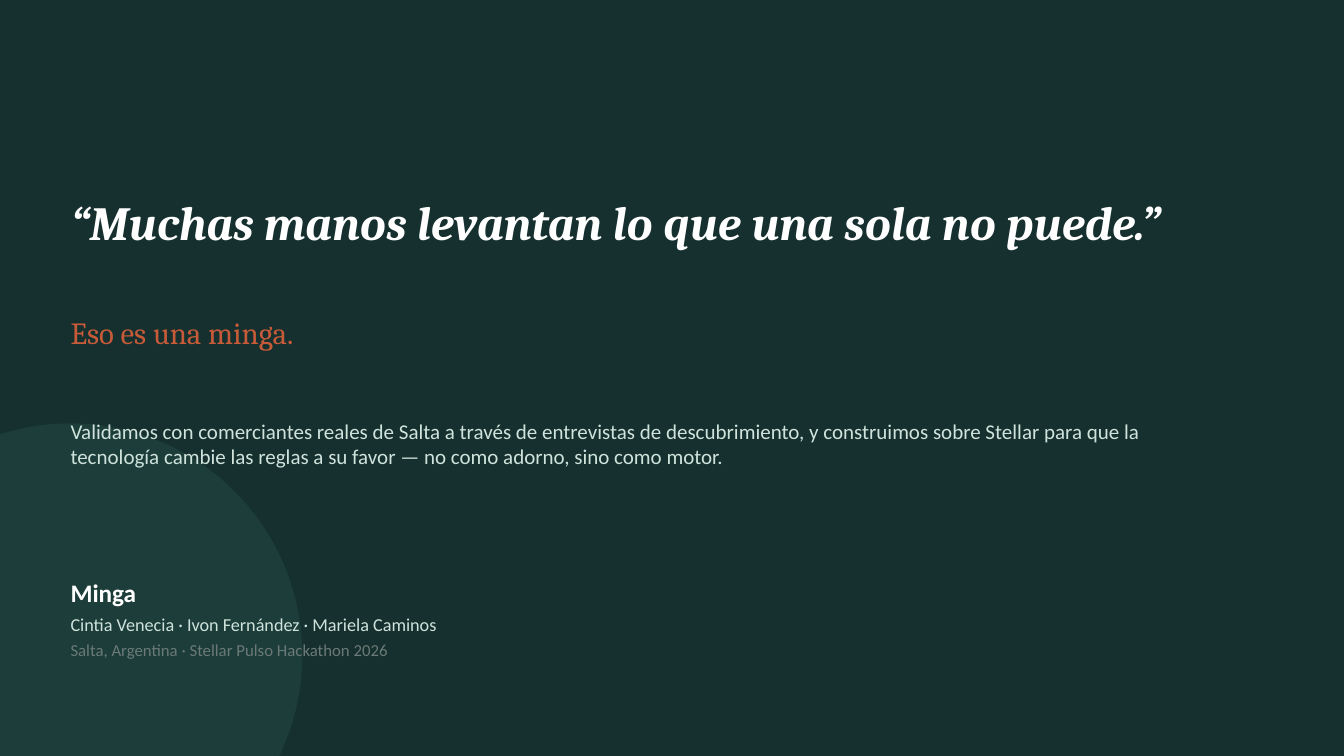
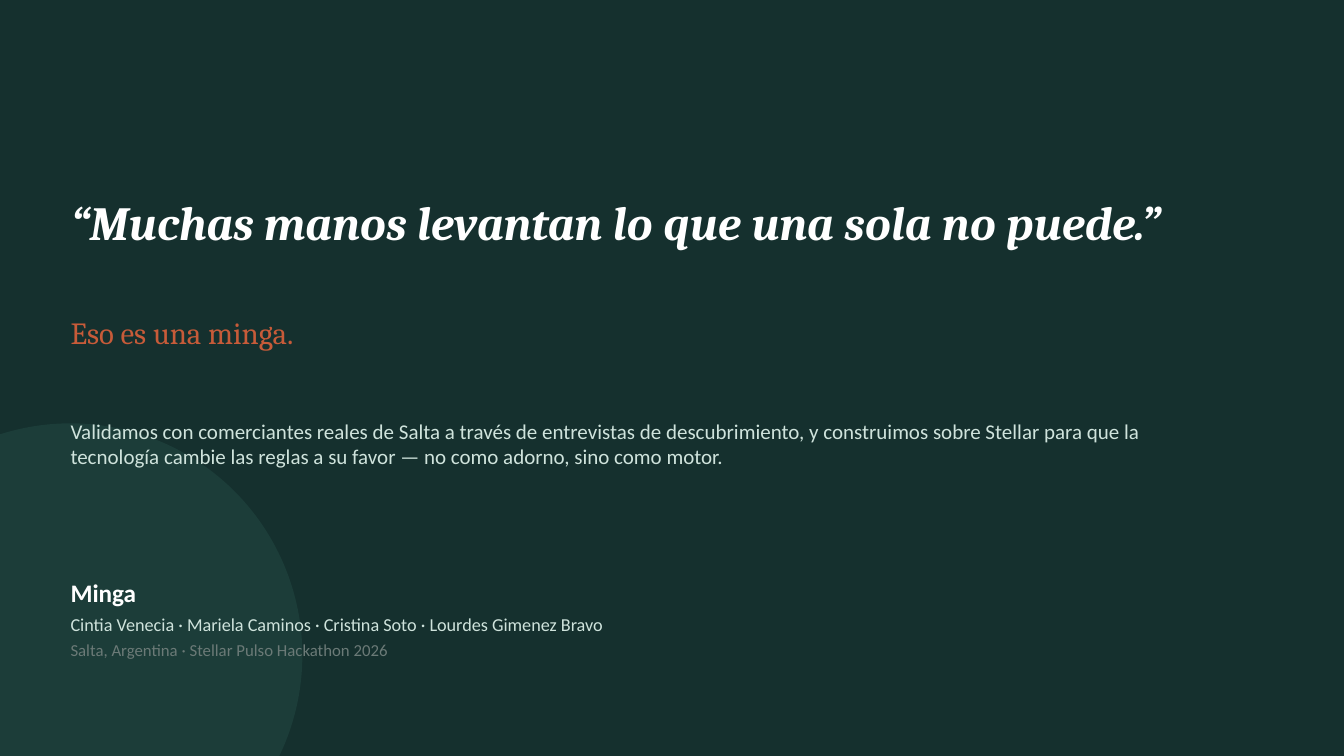
Before and after one commit to veneciaedith/minga, a slide deck: slide 9 of presentacion/Minga-Pitch.pptx. Drawn at 1344x756 pixels with LibreOffice and Linux fonts; fonts in the diff are those of the drawing. Boxes give left, top, right and bottom in pixels: in the first picture for what was removed or moved away, otherwise in the second. Text is boxed around its words. In the diff, an @@ line names an element or a change of style, - is before the commit and + after.

```diff
--- a/presentacion/Minga-Pitch.pptx
+++ b/presentacion/Minga-Pitch.pptx
@@ text at <box>71,618,603,631</box>: text changed @@
-Cintia Venecia · Ivon Fernández · Mariela Caminos
+Cintia Venecia · Mariela Caminos · Cristina Soto · Lourdes Gimenez Bravo
```
Also in this commit, not shown: 1 other slide changed, 4 other files.
